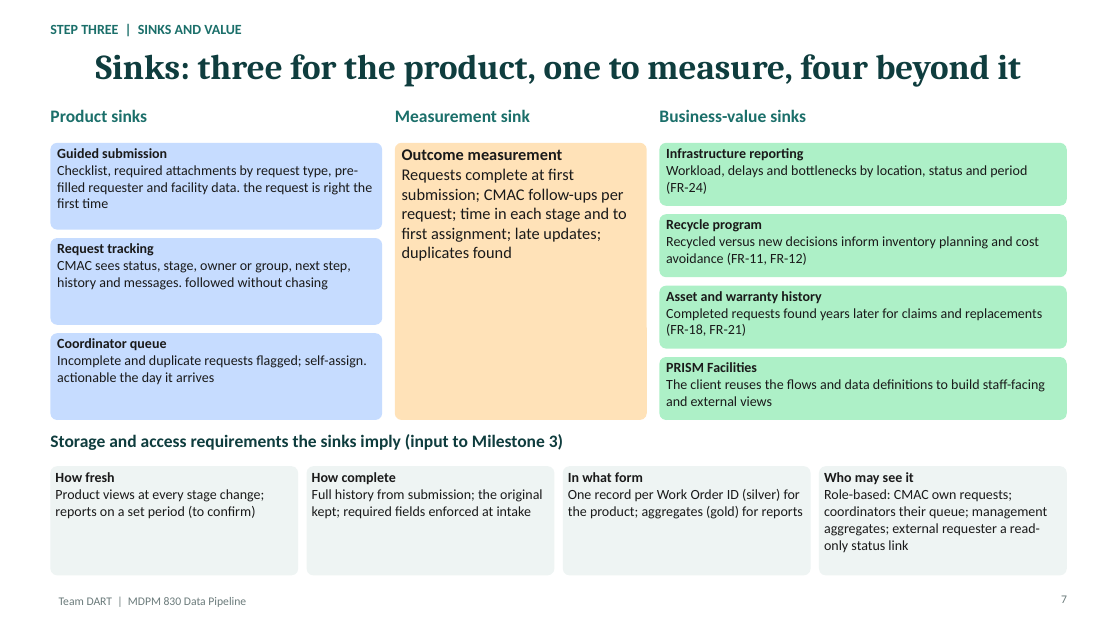
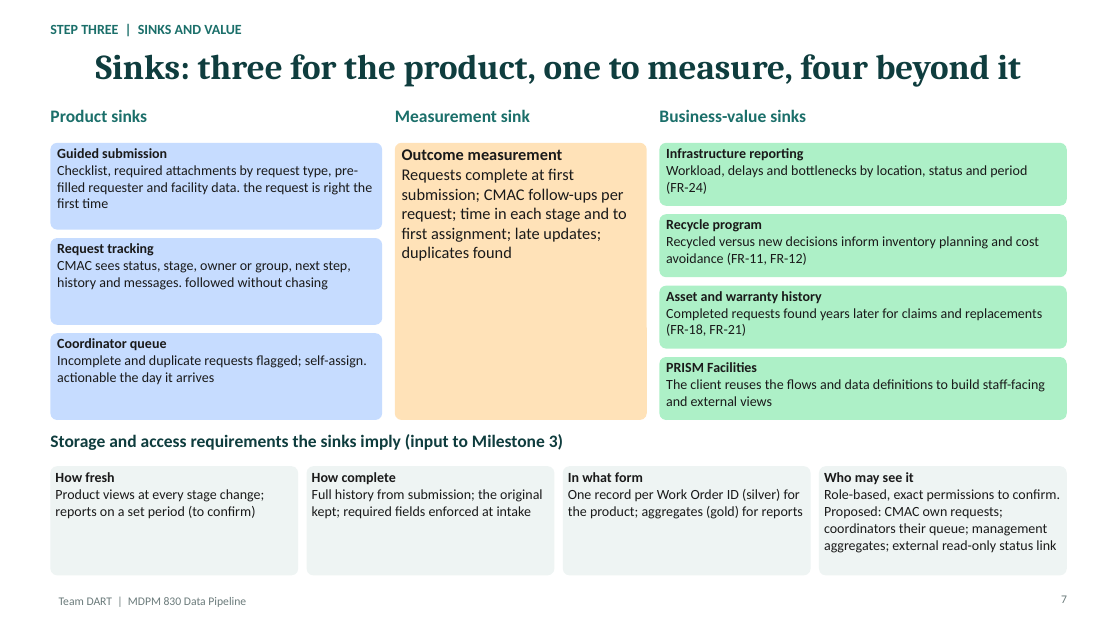
Before and after one commit to teminicrownpro-max/Adekunle-Adeniji, a slide deck: slide 7 of MDPM 830/Data Pipeline/TeamDART_MDPM830_Data_Pipeline.pptx. Drawn at 1120x630 pixels with LibreOffice and Linux fonts; fonts in the diff are those of the drawing. Boxes give left, top, right and bottom in pixels: in the first picture for what was removed or moved away, otherwise in the second. Text is boxed around its words. In the diff, an @@ line names an element or a change of style, - is before the commit and + after.

```diff
--- a/MDPM 830/Data Pipeline/TeamDART_MDPM830_Data_Pipeline.pptx
+++ b/MDPM 830/Data Pipeline/TeamDART_MDPM830_Data_Pipeline.pptx
@@ text at <box>824,489,1060,553</box>: text changed @@
-Role-based: CMAC own requests; coordinators their queue; management aggregates; external requester a read-only status link
+Role-based, exact permissions to confirm. Proposed: CMAC own requests; coordinators their queue; management aggregates; external read-only status link
```
Also in this commit, not shown: 2 other slides changed, 2 other files.
